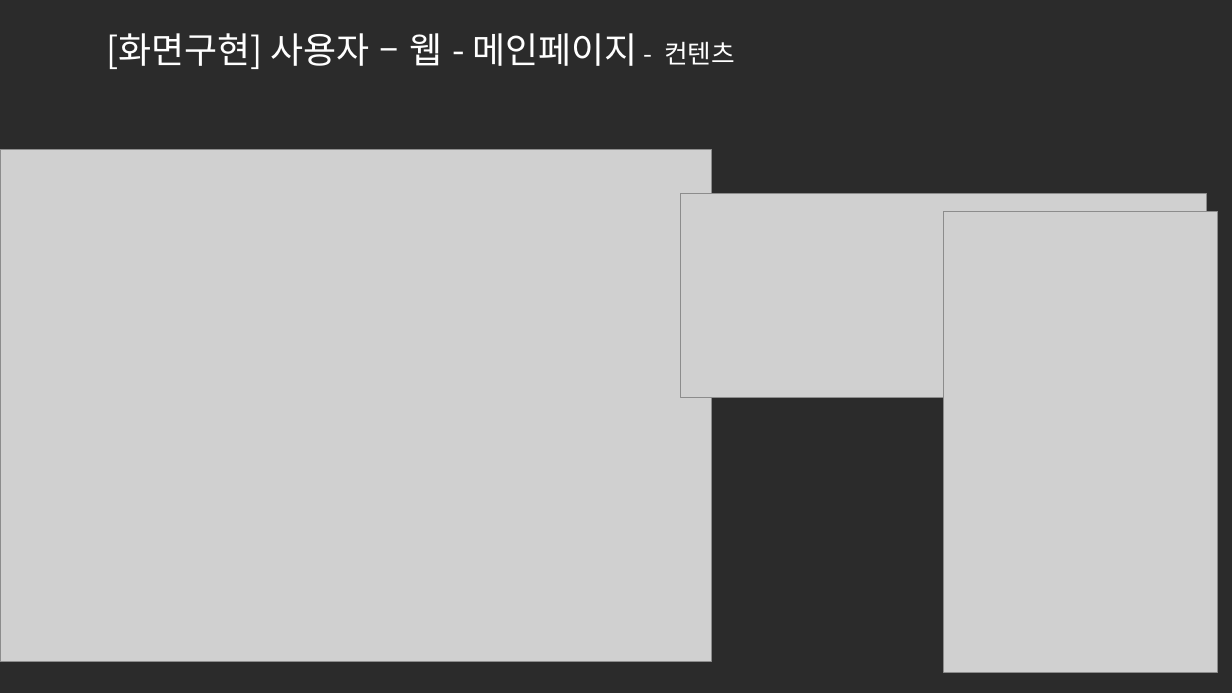
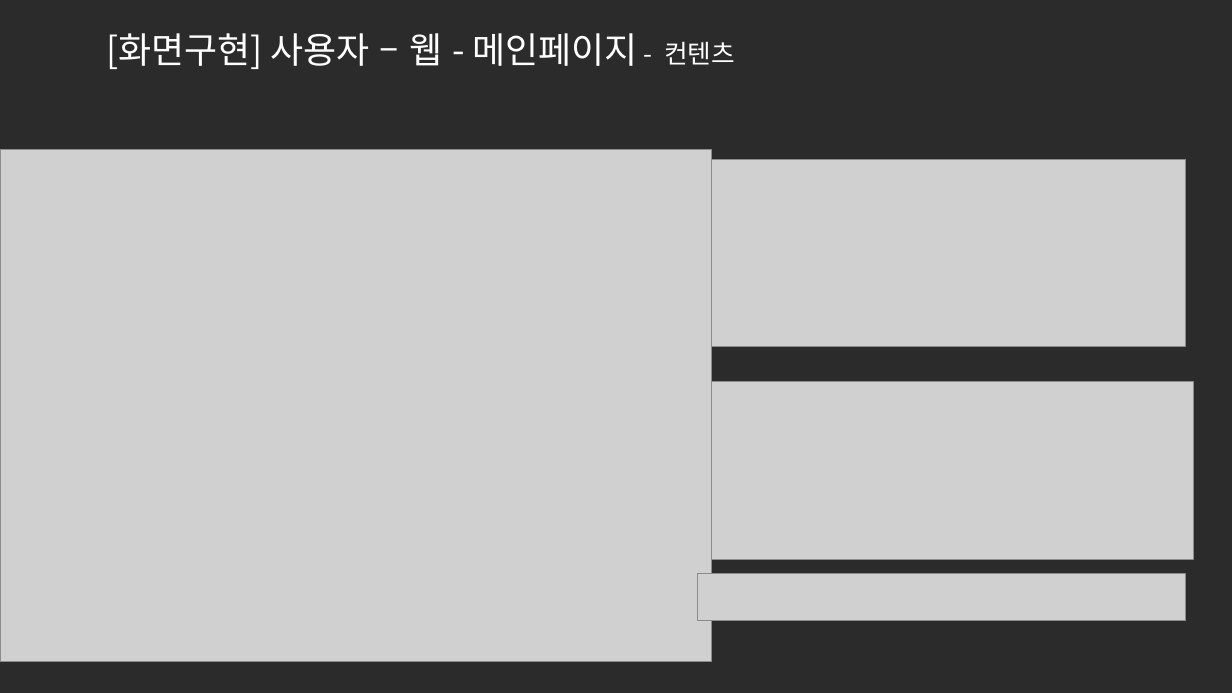
Before and after one commit to ezenteam2/e-Zone, a slide deck: slide 5 of 0 발표용 파워포인트/project05 - 파워포인트 종합 - 기범.pptx. Drawn at 1232x693 pixels with LibreOffice and Linux fonts; fonts in the diff are those of the drawing; grey boxes stand for pictures; background and template pictures are left out; a plain dark background stands for a picture behind light text. Boxes give left, top, right and bottom in pixels: in the first picture for what was removed or moved away, otherwise in the second. Text is boxed around its words. In the diff, an @@ line names an element or a change of style, - is before the commit and + after.

```diff
--- a/0 발표용 파워포인트/project05 - 파워포인트 종합 - 기범.pptx
+++ b/0 발표용 파워포인트/project05 - 파워포인트 종합 - 기범.pptx
@@ picture: place and size @@
-picture at <box>681,194,1206,398</box>
+picture at <box>712,160,1186,347</box>
@@ picture removed at <box>944,212,1218,673</box> @@
@@ picture added at <box>712,382,1194,559</box> @@
@@ picture added at <box>698,574,1186,620</box> @@
```
Also in this commit, not shown: 6 other slides changed, 2 slides added, 1 slide removed, 1 other file.
